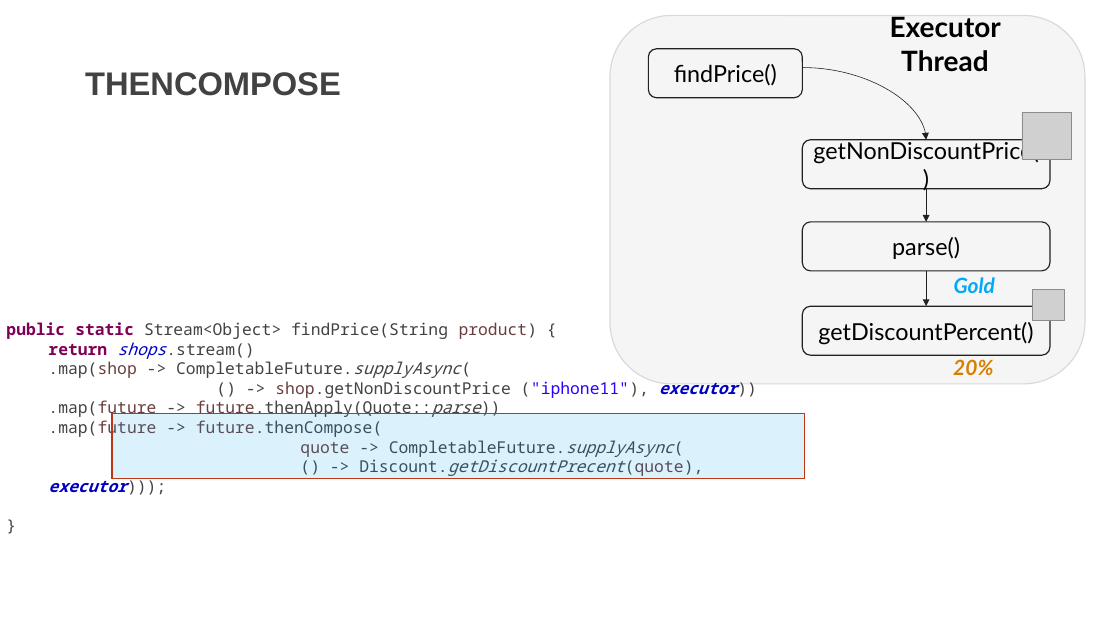
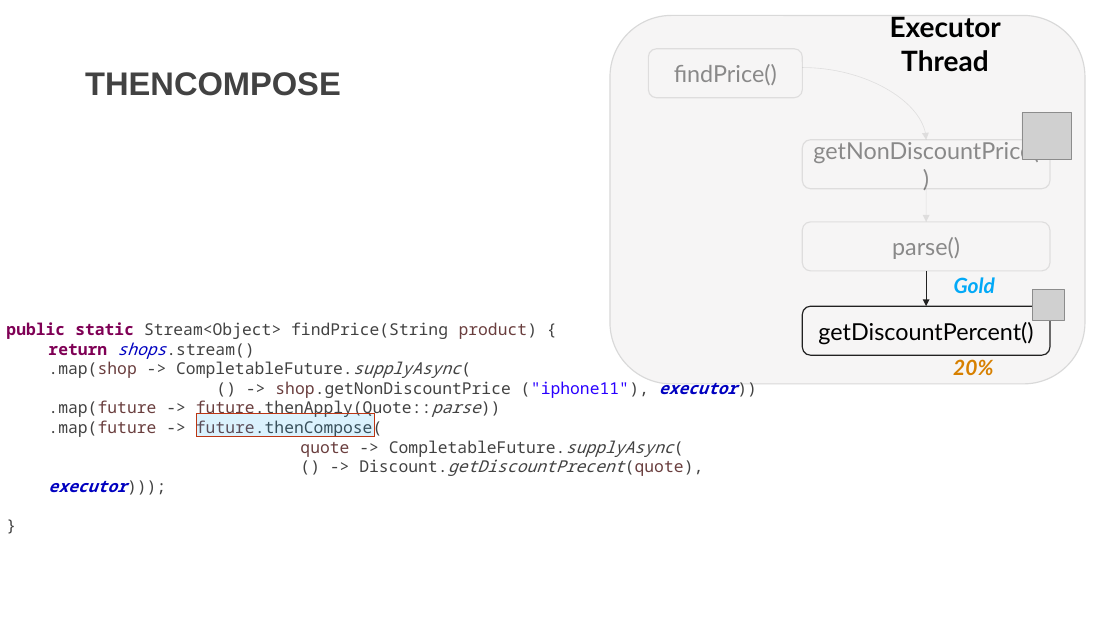
Before and after one commit to DevDay2019-AxonActive/DevDay2019---Advanced-Java, a slide deck: slide 13 of presentations/java_future.pptx. Drawn at 1120x630 pixels with LibreOffice and Linux fonts; fonts in the diff are those of the drawing; grey boxes stand for pictures; background and template pictures are left out. Boxes give left, top, right and bottom in pixels: in the first picture for what was removed or moved away, otherwise in the second. Text is boxed around its words. In the diff, an @@ line names an element or a change of style, - is before the commit and + after.

```diff
--- a/presentations/java_future.pptx
+++ b/presentations/java_future.pptx
@@ curved arrow (802, 67) - (927, 139): stroke #212121 0.5 pt to #424242 0.5 pt @@
@@ arrow (927, 189) - (927, 222): stroke #212121 0.5 pt to #424242 0.5 pt @@
@@ text colour #000000 to #000000 at 44% opacity; outline #212121 1 pt to #424242 1 pt in 3 elements at box(802, 139, 1050, 188), box(649, 49, 802, 97), box(802, 222, 1050, 271) @@
@@ rectangle: place and size @@
-rectangle at box(112, 413, 804, 478)
+rectangle at box(197, 413, 375, 436)
```
Also in this commit, not shown: 14 other slides changed.
